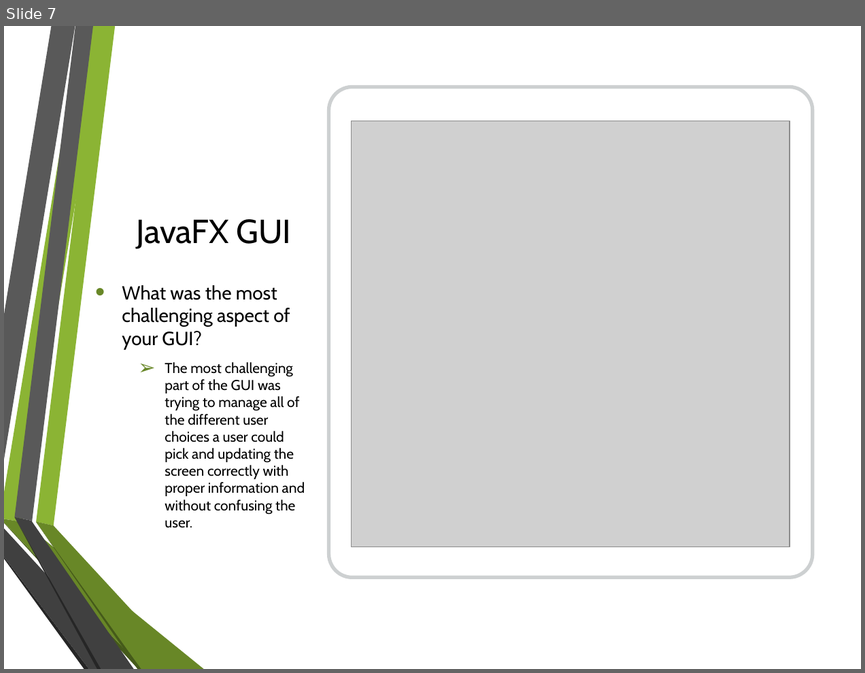
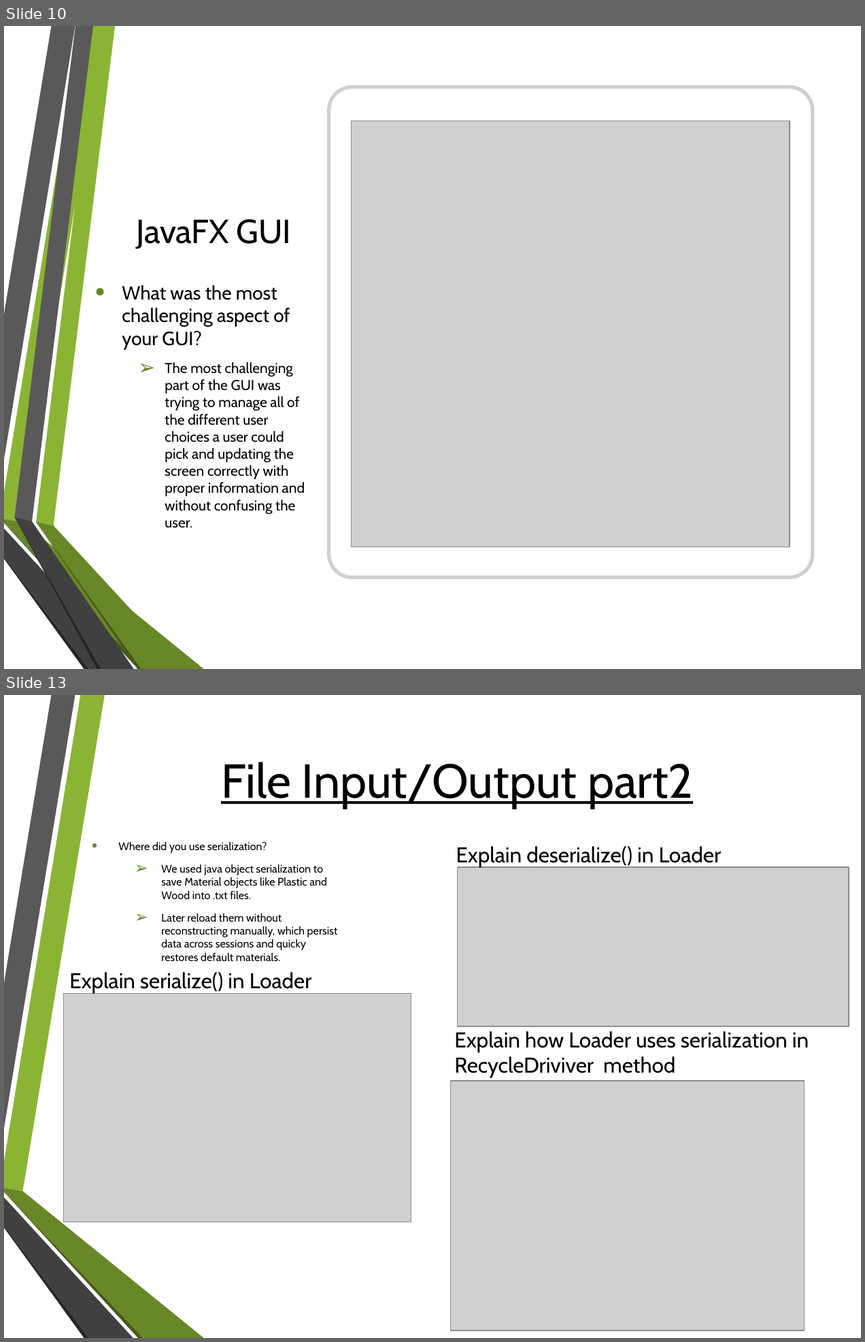
Before and after one commit to clampett/recycling-aid, a slide deck: Recycling Aid Presentation.pptx. Shown one above the other, each under a label of ours: slide 7 before the commit, slides 10 and 13 after it; the slides between them are not shown. The pictures are 865x673 and 865x1342 pixels, drawn with LibreOffice and Linux fonts; fonts in the diff are those of the drawing; grey boxes stand for pictures; background and template pictures are left out. Boxes give left, top, right and bottom in pixels: in the first picture for what was removed or moved away, otherwise in the second. Text is boxed around its words. In the diff, an @@ line names an element or a change of style, - is before the commit and + after.

Commit message:
Added uml pictures and latest ppt

```diff
--- a/Recycling Aid Presentation.pptx
+++ b/Recycling Aid Presentation.pptx
@@ slide 13 added at [4, 695, 861, 1338], background picture (left out); not listed: 6 template elements that a slide beside it also shows @@
@@ title added at [221, 762, 693, 809], 40 pt, text #000000, underline @@
+File Input/Output part2
@@ text added at [118, 842, 338, 961], 9.2 pt, text #000000 @@
+• Where did you use serialization?
+  ➢ We used java object serialization to save Material objects like Plastic and Wood into .txt files.
+  ➢ Later reload them without reconstructing manually, which persist data across sessions and quicky restores default materials.
@@ text added at [456, 846, 721, 867], 18 pt, text #000000 @@
+Explain deserialize() in Loader
@@ picture added at [458, 867, 849, 1027] @@
@@ text added at [69, 972, 312, 993], 18 pt, text #000000 @@
+Explain serialize() in Loader
@@ picture added at [63, 993, 411, 1222] @@
@@ text added at [454, 1031, 808, 1078], 18 pt, text #000000 @@
+Explain how Loader uses serialization in RecycleDriviver method
@@ picture added at [450, 1081, 804, 1330] @@
@@ what was slide 7 is now slide 10 @@
```
Also in this commit, not shown: 9 slides changed, 5 other slides added, 3 slides removed, 4 other files.
